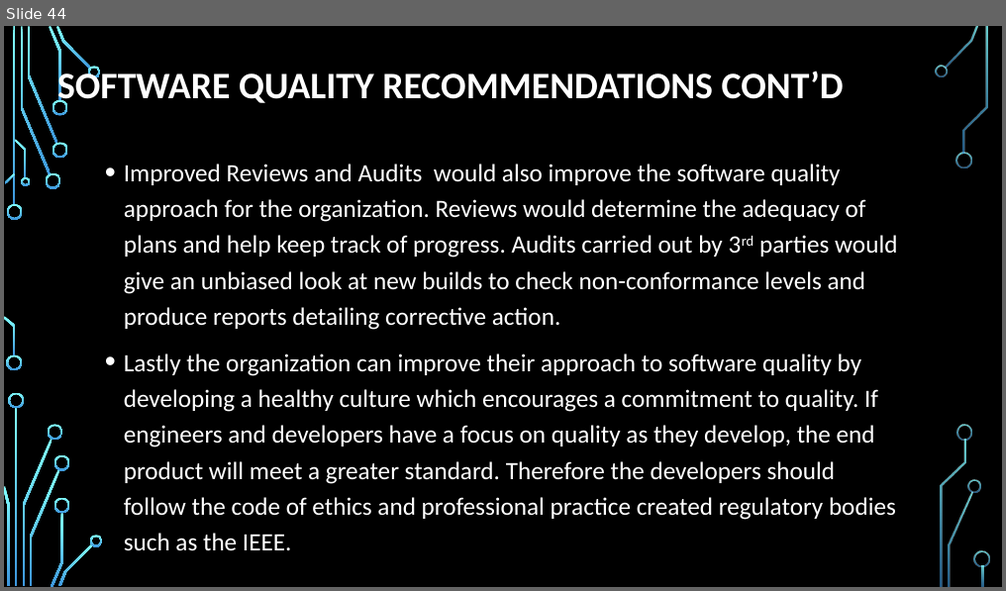
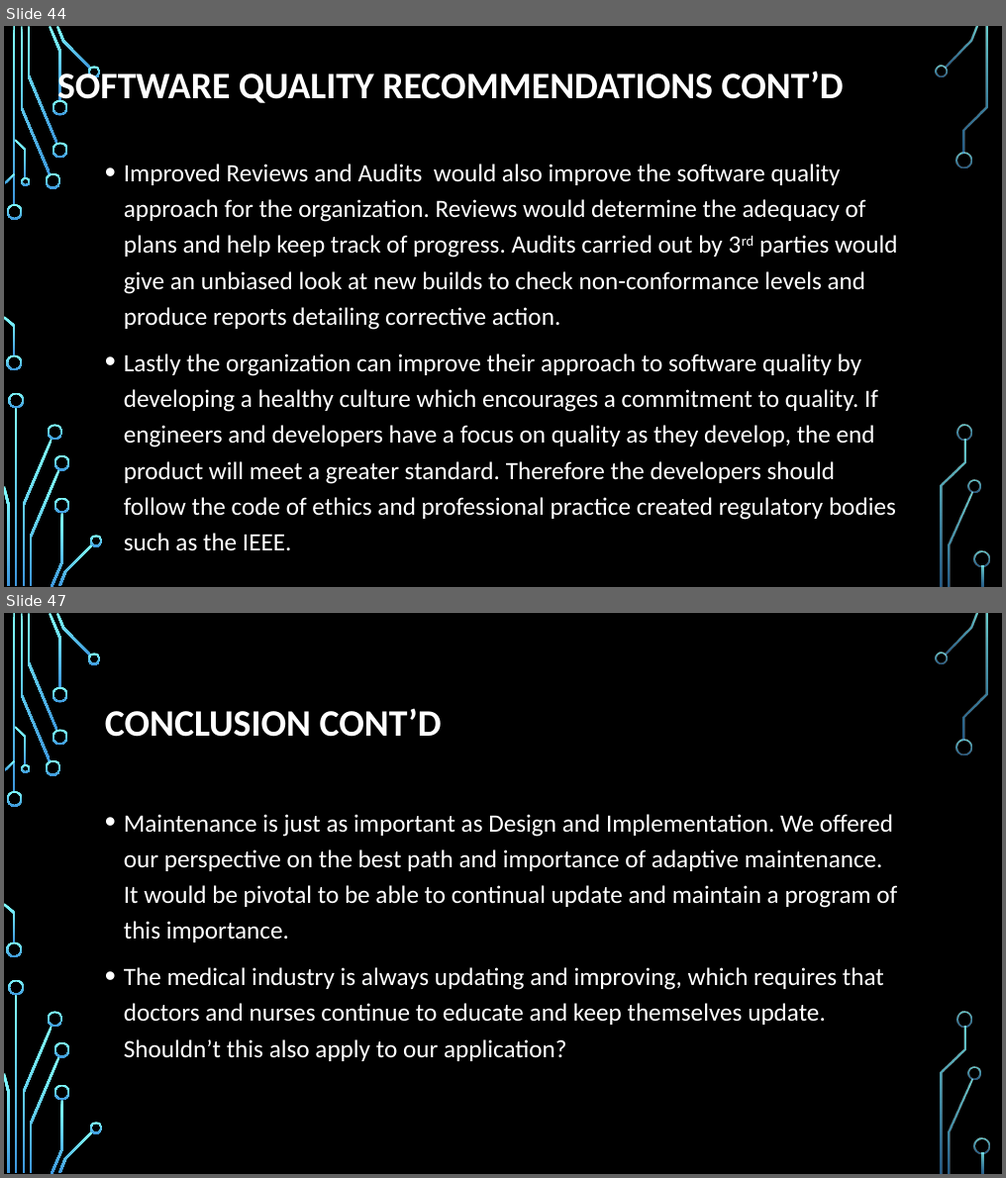
Before and after one commit to trf213/SQA, a slide deck: Documentation/Group Presentation.pptx. Shown one above the other, each under a label of ours: slide 44 before the commit, slides 44 and 47 after it; the slides between them are not shown. The pictures are 1006x591 and 1006x1178 pixels, drawn with LibreOffice and Linux fonts; fonts in the diff are those of the drawing; background and template pictures are left out. Boxes give left, top, right and bottom in pixels: in the first picture for what was removed or moved away, otherwise in the second. Text is boxed around its words. In the diff, an @@ line names an element or a change of style, - is before the commit and + after.

```diff
--- a/Documentation/Group Presentation.pptx
+++ b/Documentation/Group Presentation.pptx
@@ slide 47 added at box(4, 613, 1002, 1174), background picture (left out); not listed: 36 template elements that a slide beside it also shows @@
@@ title added at box(105, 708, 442, 737), 36 pt, text #FFFFFF, bold @@
+CONCLUSION CONT’D
@@ text added at box(124, 814, 897, 1061), 24 pt, text #FFFFFF @@
+• Maintenance is just as important as Design and Implementation. We offered our perspective on the best path and importance of adaptive maintenance. It would be pivotal to be able to continual update and maintain a program of this importance.
+• The medical industry is always updating and improving, which requires that doctors and nurses continue to educate and keep themselves update. Shouldn’t this also apply to our application?
```
Also in this commit, not shown: 6 other slides added, 1 slide removed, 1 other file.
